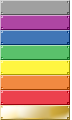
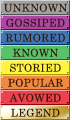
Layered file, before and after one edit (72 x 120). Changes by layer:
added layer "LEGEND" above "AVOWED" over 11, 108, 60, 117
added layer "AVOWED" above "POPULAR" over 9, 93, 61, 102
added layer "POPULAR" above "STORIED" over 8, 78, 63, 87
added layer "STORIED" above "KNOWN" over 10, 63, 61, 72
added layer "KNOWN" above "RUMORED" over 13, 48, 58, 57
added layer "RUMORED" above "GOSSIPED" over 5, 33, 65, 42
added layer "GOSSIPED" above "UNKNOWN" over 6, 18, 65, 27
added layer "UNKNOWN" above "Layer 2" over 4, 3, 67, 12
